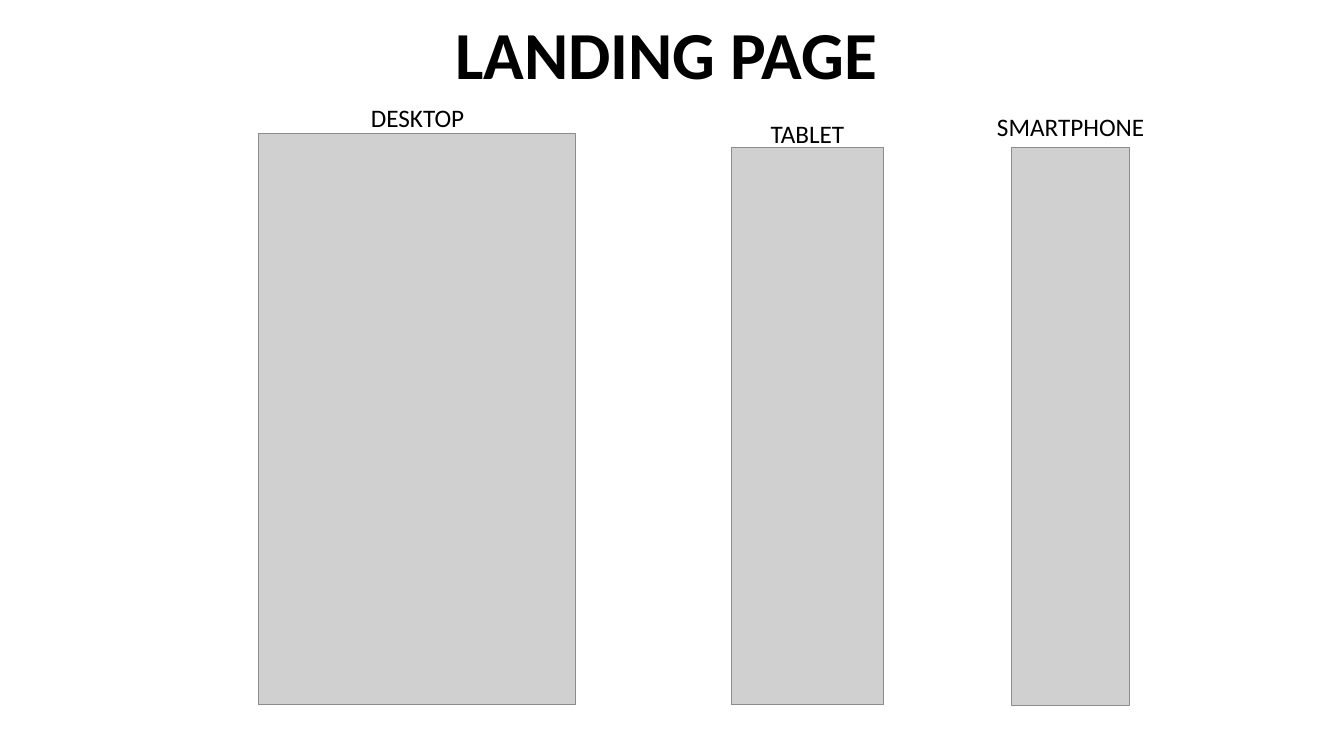
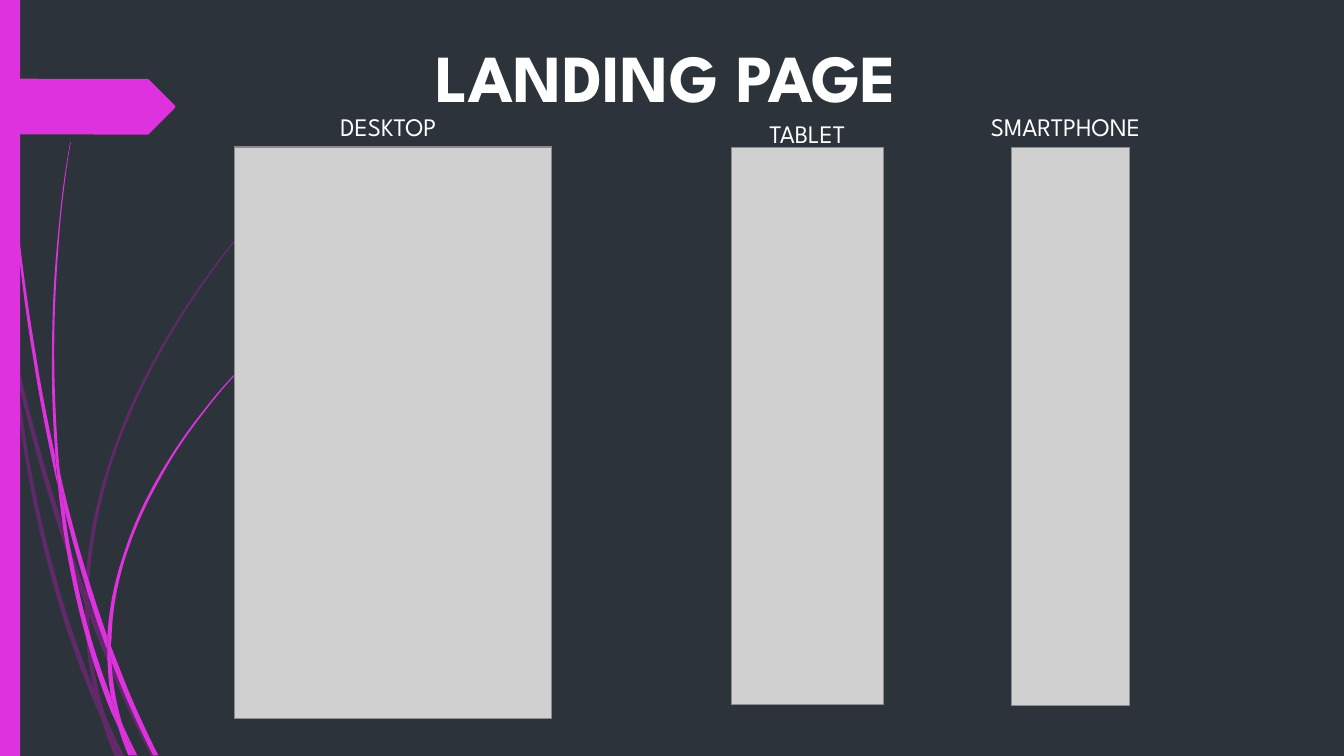
Before and after one commit to abcereno/miniproject1, a slide deck: slide 12 of MINI PROJECT 1 final.pptx (slide 11 before the commit). Drawn at 1344x756 pixels with LibreOffice and Linux fonts; fonts in the diff are those of the drawing; grey boxes stand for pictures; background and template pictures are left out. Boxes give left, top, right and bottom in pixels: in the first picture for what was removed or moved away, otherwise in the second. Text is boxed around its words. In the diff, an @@ line names an element or a change of style, - is before the commit and + after.

```diff
--- a/MINI PROJECT 1 final.pptx
+++ b/MINI PROJECT 1 final.pptx
@@ background #FFFFFF to #2C333A @@
@@ rectangle added at [0,0,20,756], fill #DE32DE @@
@@ title "LANDING PAGE" at [436,57,897,103]: font Calibri to League Spartan, text colour #000000 to #FFFFFF; line spacing 0.9 to 1; vertical alignment middle to top @@
@@ freeform shape added at [0,79,175,134], fill #DE32DE @@
@@ font Calibri to League Spartan, text colour #000000 to #FFFFFF in 3 elements at [769,126,845,152], [991,119,1140,137], [340,119,436,137] @@
@@ text "DESKTOP": place and size @@
-text "DESKTOP" at [371,110,464,134]
+text "DESKTOP" at [340,119,436,137]
@@ picture: place and size @@
-picture at [258,133,576,705]
+picture at [234,147,552,719]
@@ group added at [0,154,315,756]: 10 freeform shapes @@
@@ group added at [3,0,262,756]: 12 freeform shapes @@
```
Also in this commit, not shown: 17 other slides changed, 3 slides added, 2 slides removed, 4 other files.
